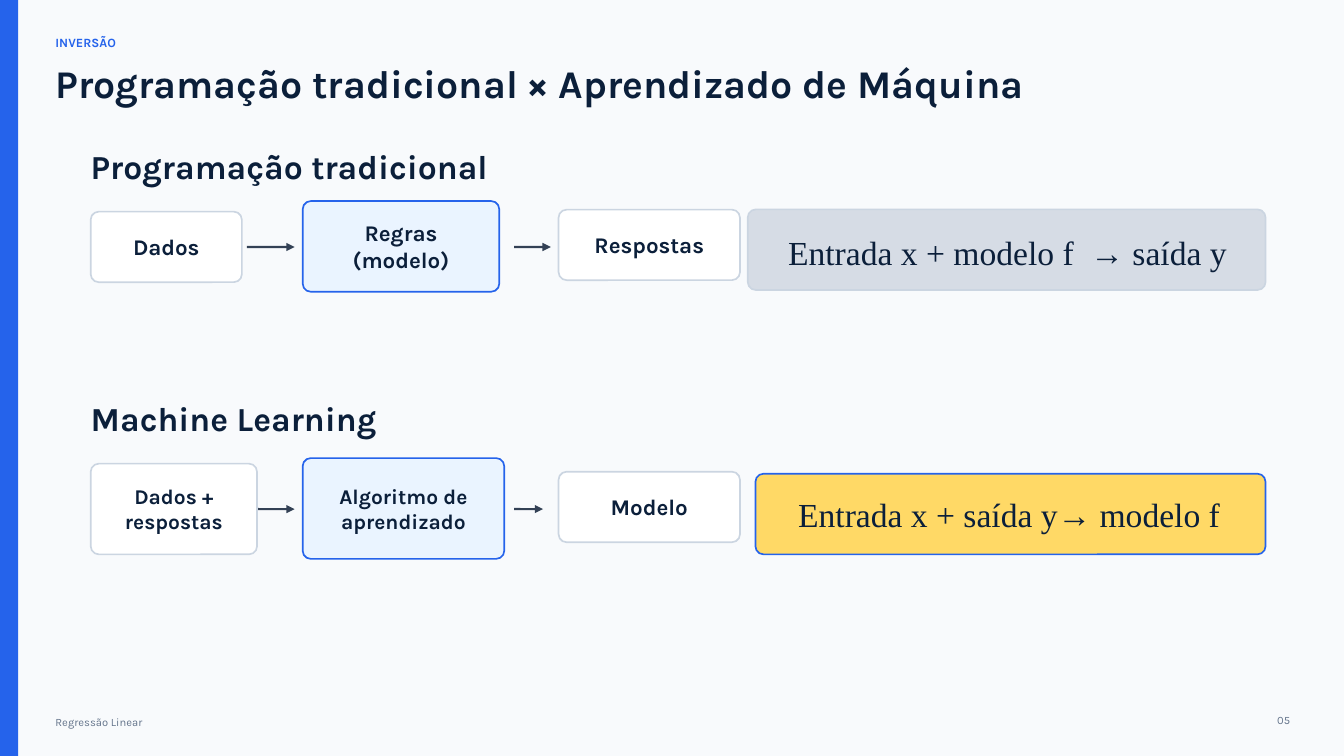
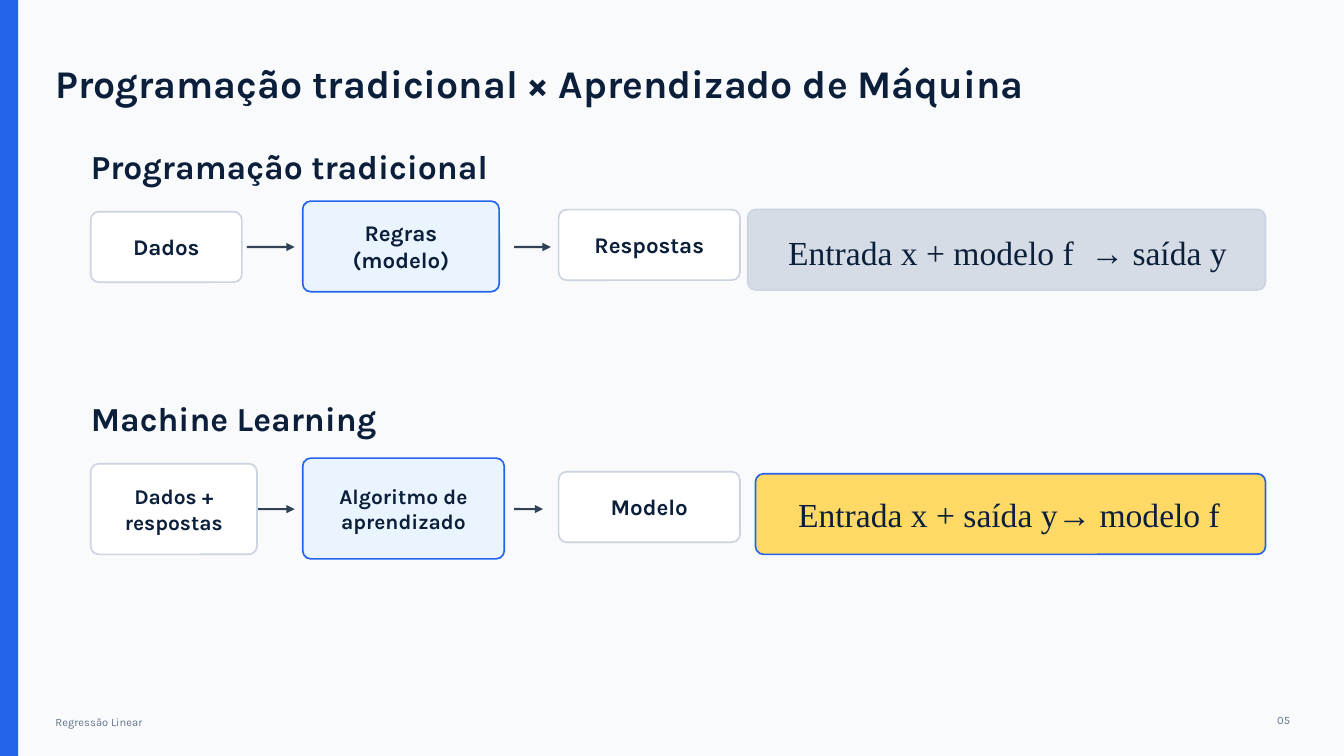
Before and after one commit to bruno-antonio-marques/2026-2-gestao-e-analise-de-dados-exercicios, a slide deck: slide 7 of 03-2026-08-25-coleta_de_dados_e_regressao_linear/aula_regressao_linear.pptx. Drawn at 1344x756 pixels with LibreOffice and Linux fonts; fonts in the diff are those of the drawing. Boxes give left, top, right and bottom in pixels: in the first picture for what was removed or moved away, otherwise in the second. Text is boxed around its words. In the diff, an @@ line names an element or a change of style, - is before the commit and + after.

```diff
--- a/03-2026-08-25-coleta_de_dados_e_regressao_linear/aula_regressao_linear.pptx
+++ b/03-2026-08-25-coleta_de_dados_e_regressao_linear/aula_regressao_linear.pptx
@@ text removed at (55, 36, 116, 47) @@
-INVERSÃO
```
Also in this commit, not shown: 22 other slides changed, 2 slides added, 1 slide removed.
